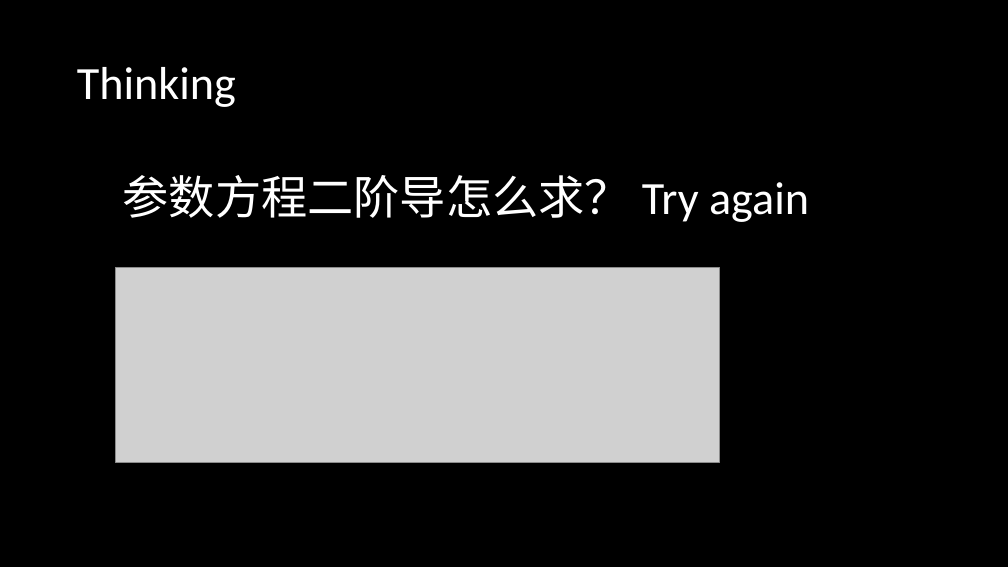
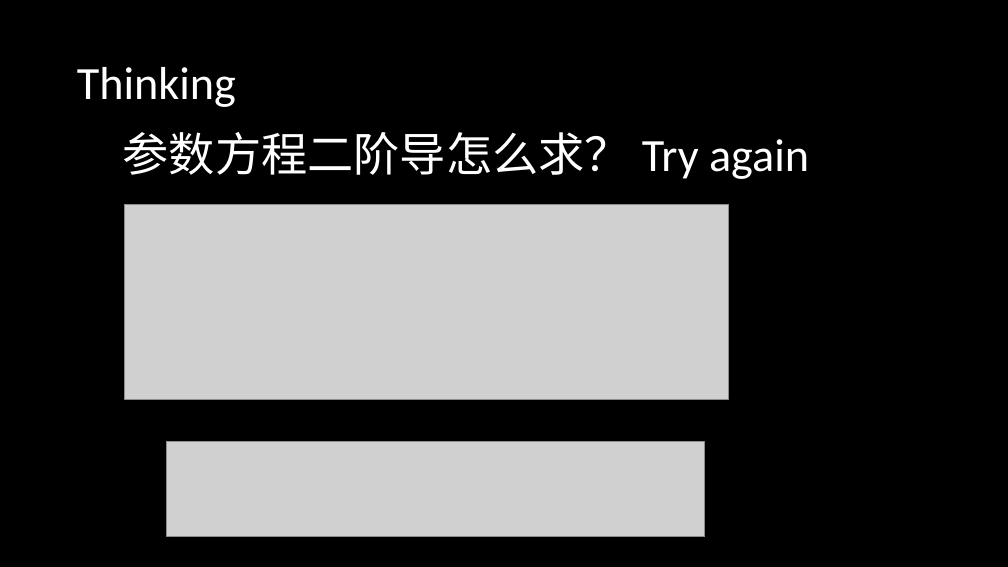
Before and after one commit to SavageTuna/Calculus, a slide deck: slide 65 of 高数1.pptx. Drawn at 1008x567 pixels with LibreOffice and Linux fonts; fonts in the diff are those of the drawing; grey boxes stand for pictures. Boxes give left, top, right and bottom in pixels: in the first picture for what was removed or moved away, otherwise in the second. Text is boxed around its words. In the diff, an @@ line names an element or a change of style, - is before the commit and + after.

```diff
--- a/高数1.pptx
+++ b/高数1.pptx
@@ text "参数方程二阶导怎么求？ Try again": place and size @@
-text "参数方程二阶导怎么求？ Try again" at (123,175,809,222)
+text "参数方程二阶导怎么求？ Try again" at (123,132,809,179)
@@ picture: place and size @@
-picture at (115,268,719,463)
+picture at (124,204,728,399)
@@ picture added at (166,442,705,537) @@
```
Also in this commit, not shown: 4 other slides changed, 13 slides added, 3 other files.
